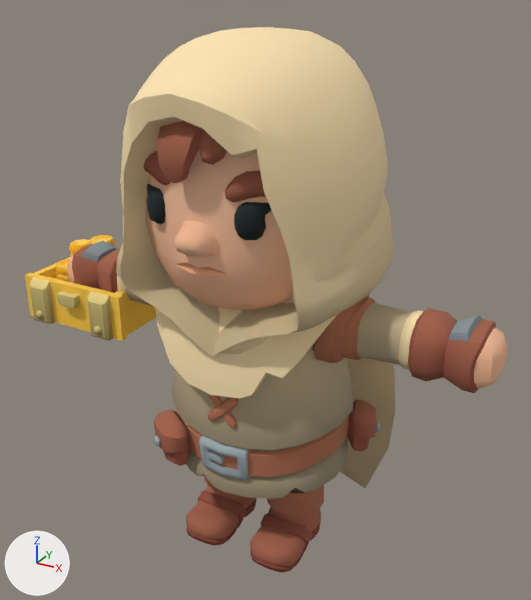
Before and after pictures for a commit that changed the glTF model src/assets/models/porte_reliques.glb.
One viewpoint serves both versions: a 50 mm lens placed at (1.34, -2.4, 2.33), pointed at (0.02, 0.0, 1.14). Lighting does not change. The marker at lower left points along +X, +Y and +Z. The first picture is the older version. Vertices at exactly the same position are counted once.

The first picture shows 'RogueHooded_ArmLeft'.
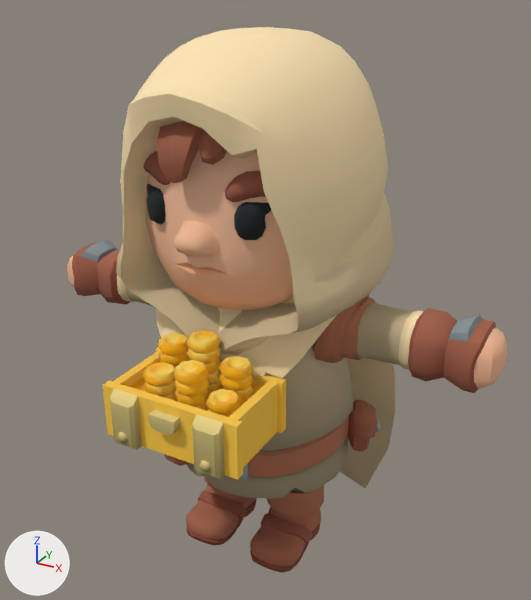
Location of each change, [x1, y1, x2, y2] in pixels of the pictures (531 x 600 px; the box of a moved part takes in the faces that stretch with it):
'RogueHooded_ArmLeft', reshaped (9% narrower)
    before: [25, 27, 508, 573]
    after: [67, 27, 508, 573]
part 1 of me_roguehooded_armleft, moved or reshaped
    before: [25, 257, 156, 341]
    after: [103, 347, 286, 480]
part 2 of me_roguehooded_armleft, moved or reshaped
    before: [57, 291, 80, 308]
    after: [148, 410, 180, 435]
part 3 of me_roguehooded_armleft, moved or reshaped
    before: [94, 326, 102, 335]
    after: [199, 460, 211, 472]
part 4 of me_roguehooded_armleft, moved or reshaped
    before: [36, 310, 44, 319]
    after: [117, 432, 128, 443]
part 5 of me_roguehooded_armleft, moved or reshaped (not visible before)
    after: [219, 356, 254, 407]
part 6 of me_roguehooded_armleft, moved or reshaped (not visible before)
    after: [174, 360, 210, 410]
part 7 of me_roguehooded_armleft, moved or reshaped
    before: [69, 239, 90, 257]
    after: [157, 333, 190, 368]
part 8 of me_roguehooded_armleft, moved or reshaped
    before: [56, 259, 70, 282]
    after: [143, 362, 177, 401]
part 9 of me_roguehooded_armleft, moved or reshaped (not visible before)
    after: [206, 389, 241, 417]
part 10 of me_roguehooded_armleft, moved or reshaped (mostly hidden before)
    before: [89, 235, 116, 245]
    after: [186, 330, 221, 394]

What the commit changed:
me_roguehooded_armleft is used by ob_roguehooded_armleft; location (0.0, 0.0, 0.0).
me_roguehooded_armleft had 4178 vertices, 7987 faces and spanned x -1.16..0.97, y -0.56..0.54, z 0.0..2.17.
me_roguehooded_armleft now has 4178 vertices, 7987 faces and spans x -0.97..0.97, y -0.72..0.54, z 0.0..2.17.
me_roguehooded_armleft part 1: the loose piece of 104 vertices spanning x -1.16..-0.61, y -0.2..0.21, z 0.87..1.08 is moved by (0.88, -0.5, -0.08).
me_roguehooded_armleft part 2: the loose piece of 16 vertices spanning x -0.93..-0.83, y -0.2..-0.16, z 0.99..1.04 is moved by (0.88, -0.5, -0.08).
me_roguehooded_armleft part 3: the loose piece of 17 vertices spanning x -0.73..-0.69, y -0.21..-0.2, z 0.89..0.93 is moved by (0.89, -0.5, -0.08).
me_roguehooded_armleft part 4: the loose piece of 17 vertices spanning x -1.08..-1.03, y -0.21..-0.2, z 0.89..0.93 is moved by (0.88, -0.5, -0.08).
me_roguehooded_armleft part 5: the loose piece of 73 vertices spanning x -0.81..-0.69, y 0.02..0.13, z 1.01..1.16 is moved by (0.89, -0.5, -0.08).
me_roguehooded_armleft part 6: the loose piece of 81 vertices spanning x -0.92..-0.8, y -0.11..0.01, z 1.01..1.17 is moved by (0.88, -0.5, -0.08).
me_roguehooded_armleft part 7: the loose piece of 81 vertices spanning x -1.07..-0.95, y 0.01..0.13, z 1.01..1.19 is moved by (0.88, -0.5, -0.08).
me_roguehooded_armleft part 8: the loose piece of 65 vertices spanning x -1.05..-0.93, y -0.11..0.01, z 1.01..1.13 is moved by (0.88, -0.5, -0.08).
me_roguehooded_armleft part 9: the loose piece of 49 vertices spanning x -0.8..-0.67, y -0.11..0.02, z 1.01..1.09 is moved by (0.89, -0.5, -0.08).
me_roguehooded_armleft part 10: the loose piece of 97 vertices spanning x -0.95..-0.82, y 0.01..0.14, z 1.01..1.23 is moved by (0.88, -0.5, -0.08).
